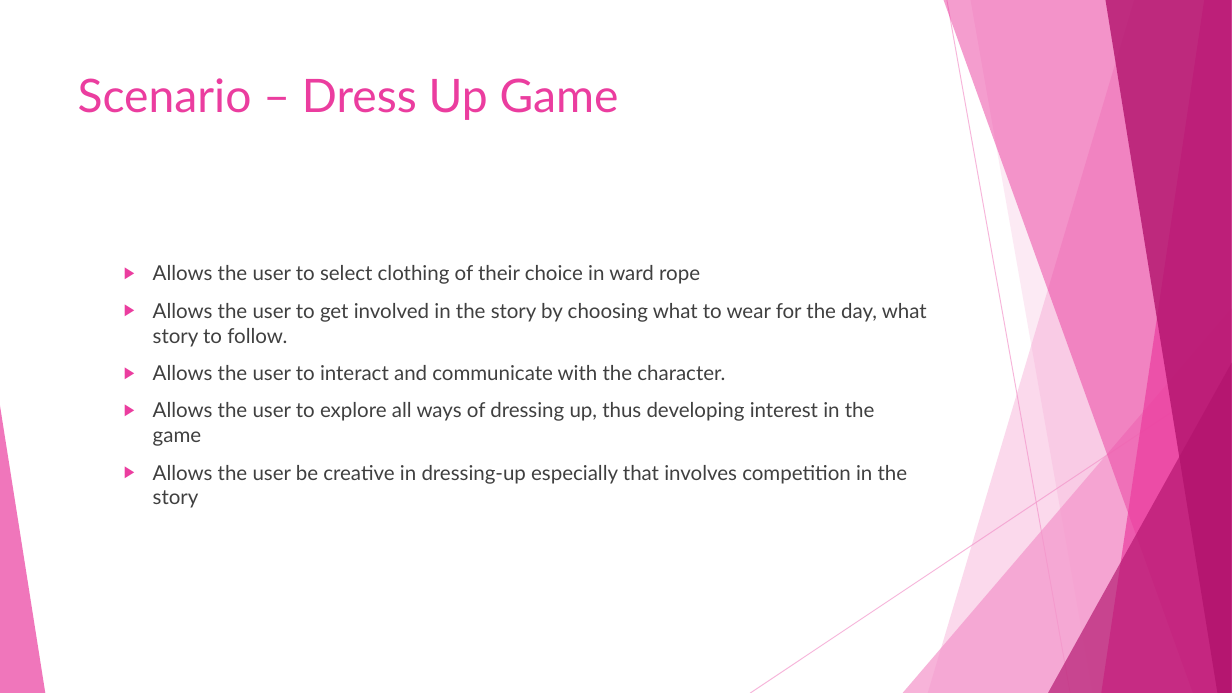
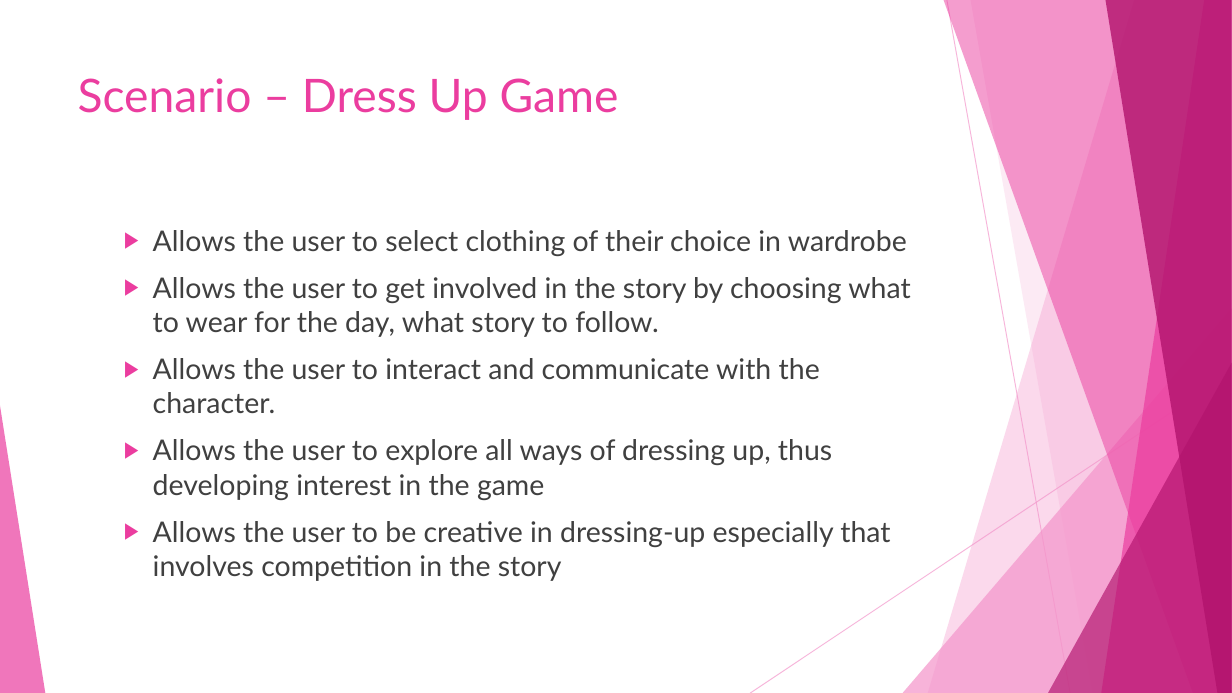
Before and after one commit to alexandraburress/488GroupProject, a slide deck: slide 4 of SchoolReport/Mobile Wizard Dress-Up Game.pptx. Drawn at 1232x693 pixels with LibreOffice and Linux fonts; fonts in the diff are those of the drawing. Boxes give left, top, right and bottom in pixels: in the first picture for what was removed or moved away, otherwise in the second. Text is boxed around its words. In the diff, an @@ line names an element or a change of style, - is before the commit and + after.

```diff
--- a/SchoolReport/Mobile Wizard Dress-Up Game.pptx
+++ b/SchoolReport/Mobile Wizard Dress-Up Game.pptx
@@ text at [153,230,907,256]: text changed; size 16 to 22.2 pt @@
-  ▶ Allows the user to select clothing of their choice in ward rope
+  ▶ Allows the user to select clothing of their choice in wardrobe
@@ text at [153,277,910,500]: size 16 to 22.2 pt in "Allows the user to get involved in ...", "Allows the user to interact and communicate ...", "Allows the user to explore all ways ..." @@
@@ text at [153,521,890,581]: text changed; size 16 to 22.2 pt @@
-  ▶ Allows the user be creative in dressing-up especially that involves competition in the story
+  ▶ Allows the user to be creative in dressing-up especially that involves competition in the story
```
Also in this commit, not shown: 12 other slides changed, 1 other file.
